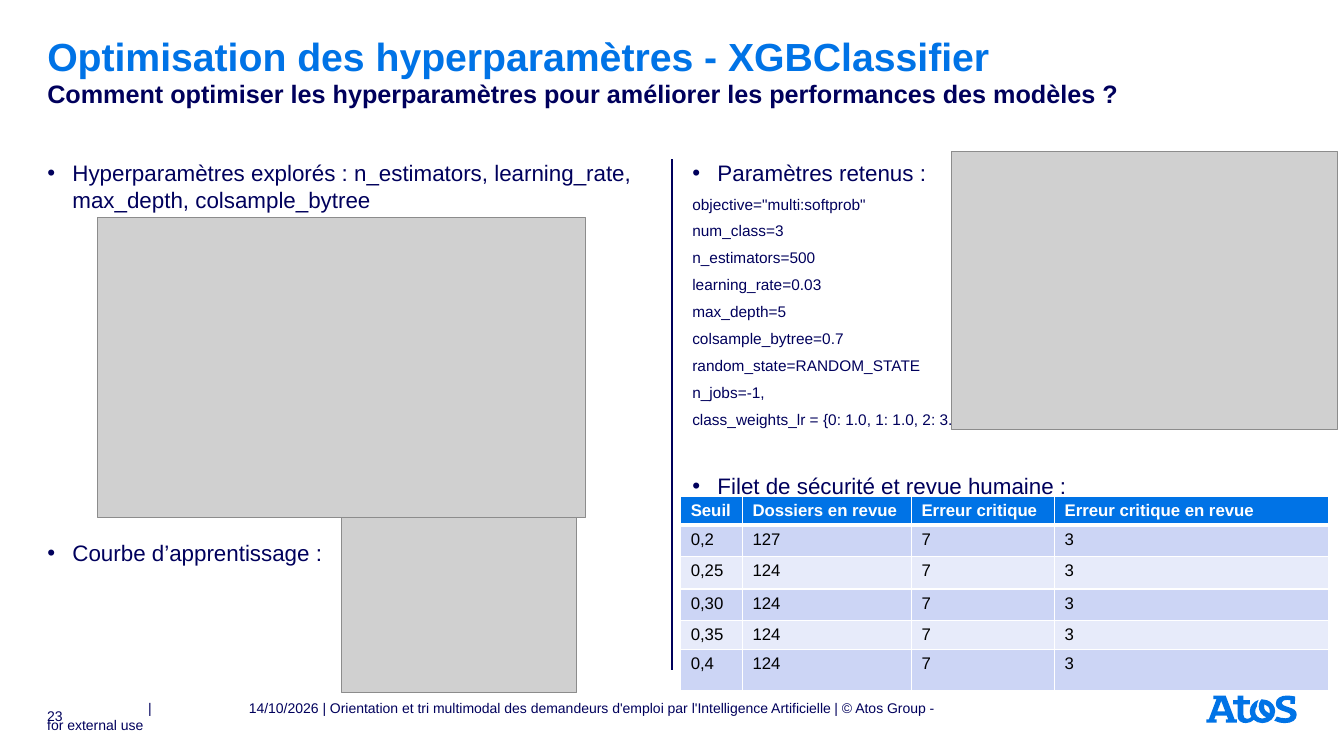
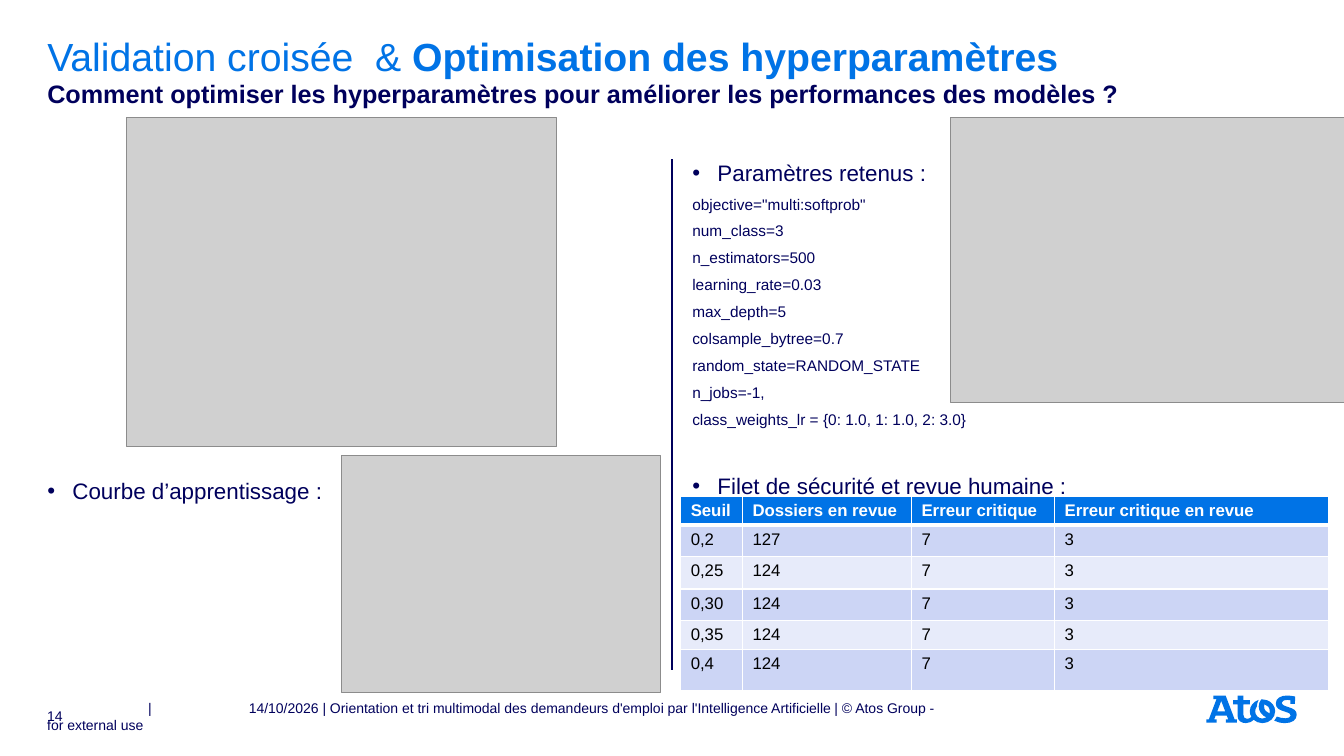
Before and after one commit to rbatos/Cas_usage_certif, a slide deck: slide 14 of presentation/Support_soutenance_certif.pptx (slide 23 before the commit). Drawn at 1344x756 pixels with LibreOffice and Linux fonts; fonts in the diff are those of the drawing; grey boxes stand for pictures; background and template pictures are left out. Boxes give left, top, right and bottom in pixels: in the first picture for what was removed or moved away, otherwise in the second. Text is boxed around its words. In the diff, an @@ line names an element or a change of style, - is before the commit and + after.

Commit message:
Docs(Presentation) Correction du spport de présentation qui n'était pas terrible et trop long + petite correction sur le notebook pour remonter l'ajout de S1 hybride dans le chapitre 5.2 pour l'avoir lors de la première validation croisée et non qu'à partir des modifications des hyperparametres

```diff
--- a/presentation/Support_soutenance_certif.pptx
+++ b/presentation/Support_soutenance_certif.pptx
@@ title at [47,42,1058,79]: text changed @@
-Optimisation des hyperparamètres - XGBClassifier
+Validation croisée & Optimisation des hyperparamètres
@@ picture: place and size @@
-picture at [98,218,586,518]
+picture at [126,117,557,447]
@@ picture: place and size @@
-picture at [952,151,1338,430]
+picture at [951,117,1344,402]
@@ text at [72,164,631,213]: paragraph removed @@
-• Hyperparamètres explorés : n_estimators, learning_rate, max_depth, colsample_bytree
@@ picture: place and size @@
-picture at [342,518,577,694]
+picture at [342,456,661,694]
@@ page number at [47,711,63,725]: text changed @@
-23
+14
```
Also in this commit, not shown: 25 other slides changed, 18 slides removed, 2 other files.
